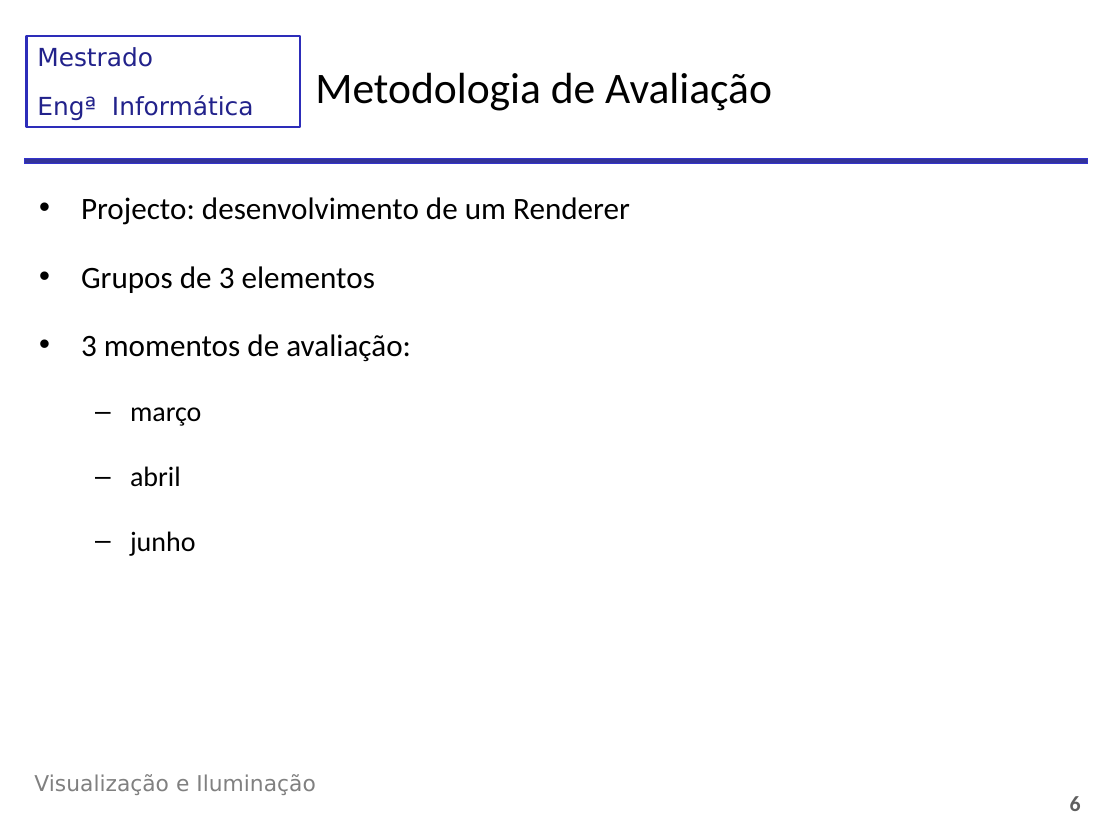
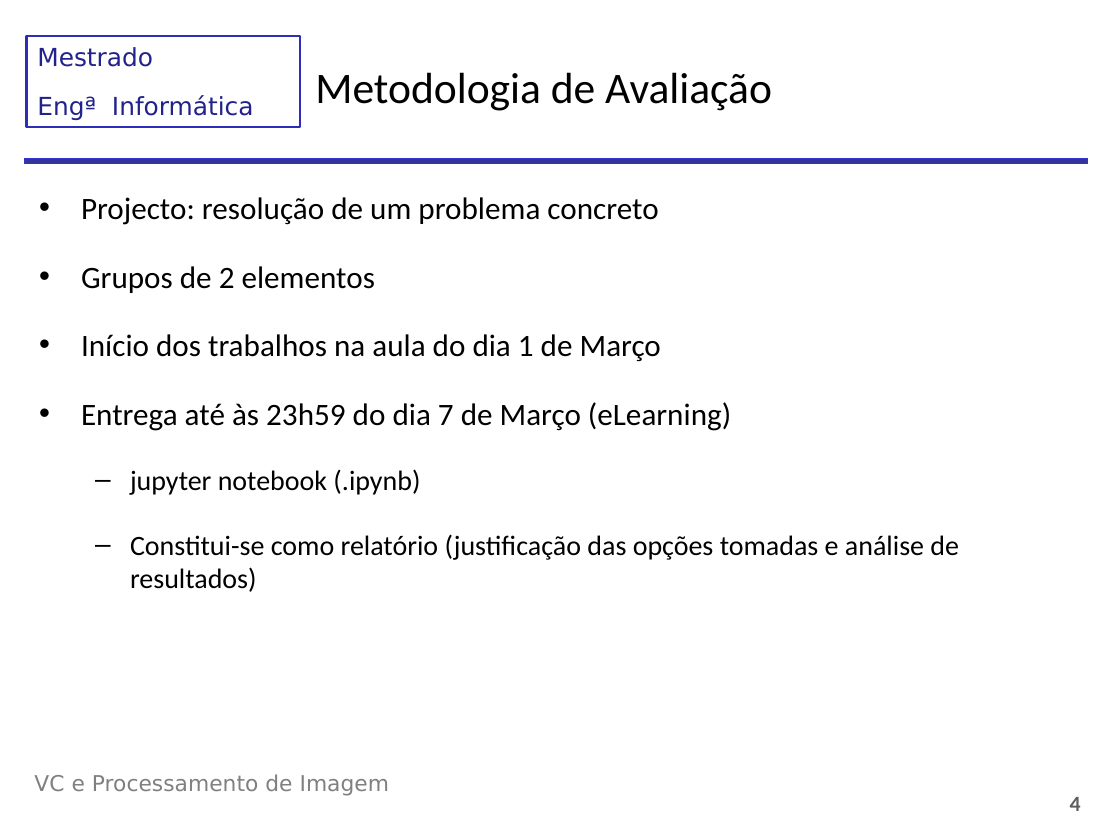
Before and after one commit to LykiFyar/stuff, a slide deck: slide 4 of Yr4/Sem2/CG/VCPI/Aulas/Aula1/00-Apresentacao.pptx (slide 6 before the commit). Drawn at 1120x840 pixels with LibreOffice and Linux fonts; fonts in the diff are those of the drawing; background and template pictures are left out. Boxes give left, top, right and bottom in pixels: in the first picture for what was removed or moved away, otherwise in the second. Text is boxed around its words. In the diff, an @@ line names an element or a change of style, - is before the commit and + after.

Commit message:
Added VI + Aula4 VTR

```diff
--- a/Yr4/Sem2/CG/VCPI/Aulas/Aula1/00-Apresentacao.pptx
+++ b/Yr4/Sem2/CG/VCPI/Aulas/Aula1/00-Apresentacao.pptx
@@ text at (81,197,959,592): text changed @@
-• Projecto: desenvolvimento de um Renderer
-• Grupos de 3 elementos
-• 3 momentos de avaliação:
-  – março
-  – abril
-  – junho
+• Projecto: resolução de um problema concreto
+• Grupos de 2 elementos
+• Início dos trabalhos na aula do dia 1 de Março
+• Entrega até às 23h59 do dia 7 de Março (eLearning)
+  – jupyter notebook (.ipynb)
+  – Constitui-se como relatório (justificação das opções tomadas e análise de resultados)
@@ text at (34,774,390,796): text changed @@
-Visualização e Iluminação
+VC e Processamento de Imagem
@@ page number at (1070,797,1081,811): text changed @@
-6
+4
```
Also in this commit, not shown: 1 other slide changed, 2 slides added, 5 slides removed, 17 other files.
